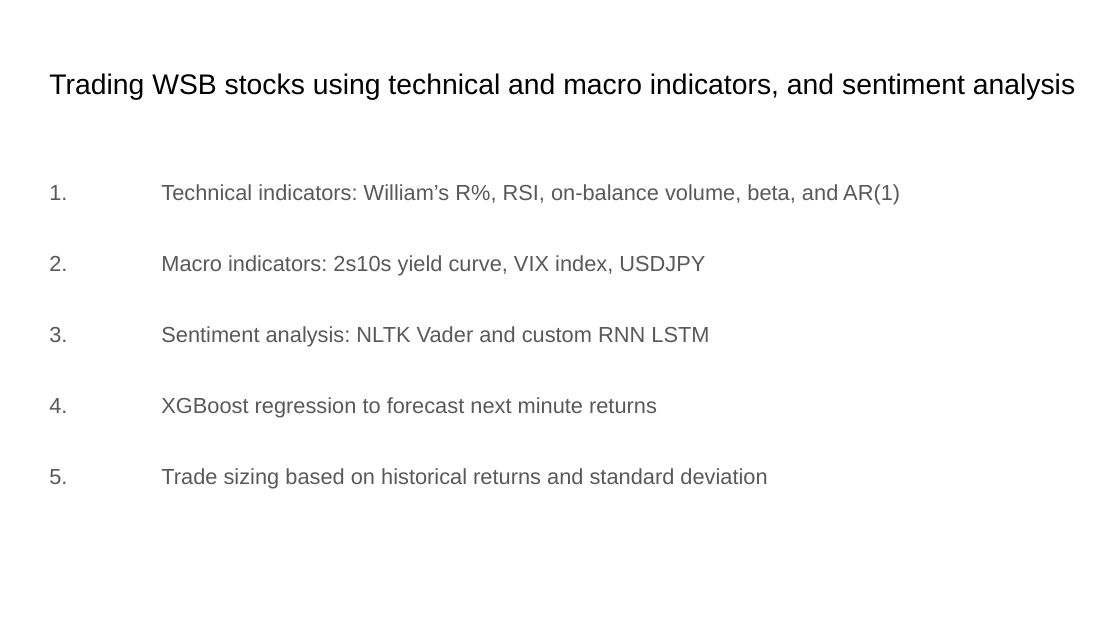
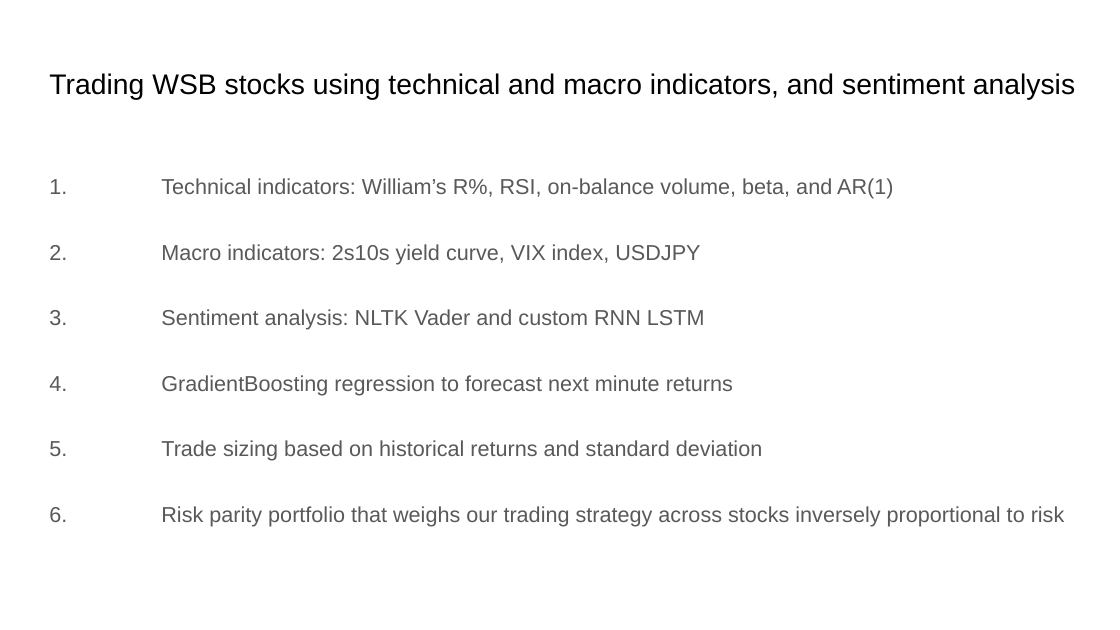
Before and after one commit to vweinblatt123/CF-Project2, a slide deck: slide 2 of CF-Project2.pptx. Drawn at 1120x630 pixels with LibreOffice and Linux fonts; fonts in the diff are those of the drawing. Boxes give left, top, right and bottom in pixels: in the first picture for what was removed or moved away, otherwise in the second. Text is boxed around its words. In the diff, an @@ line names an element or a change of style, - is before the commit and + after.

```diff
--- a/CF-Project2.pptx
+++ b/CF-Project2.pptx
@@ text at [49,178,893,461]: size 14 to 13.9 pt in "1. Technical indicators: William’s R%, RSI, on-balance ...", "2. Macro indicators: 2s10s yield curve, VIX ...", "3. Sentiment analysis: NLTK Vader and custom ...", "5. Trade sizing based on historical returns ..."; line spacing 2 to 1.8; less space between paragraphs @@
@@ text at [49,375,733,396]: text changed; size 14 to 13.9 pt @@
-4. XGBoost regression to forecast next minute returns
+4. GradientBoosting regression to forecast next minute returns
@@ text at [49,506,1065,527]: paragraph added @@
+6. Risk parity portfolio that weighs our trading strategy across stocks inversely proportional to risk
```
Also in this commit, not shown: 4 other slides changed, 1 slide added, 2 other files.
